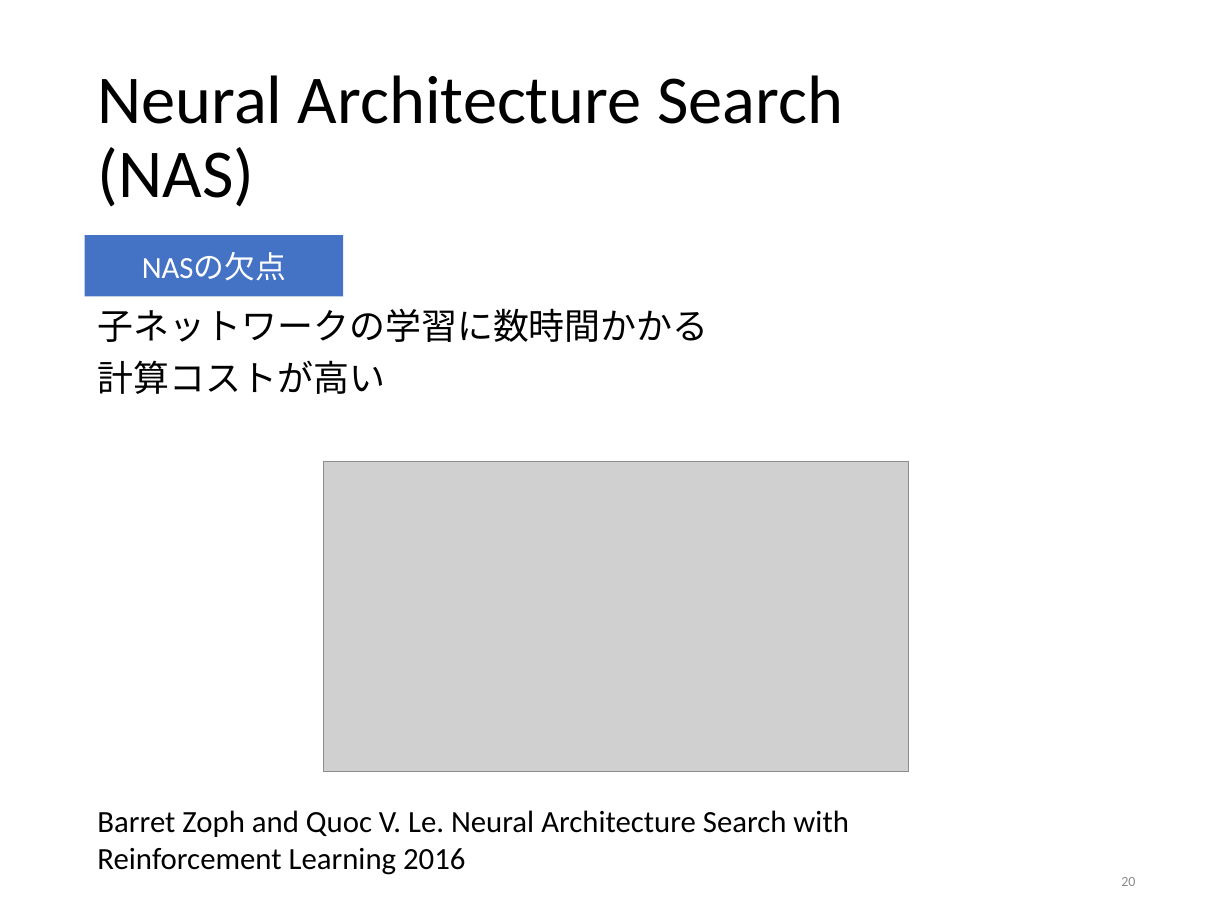
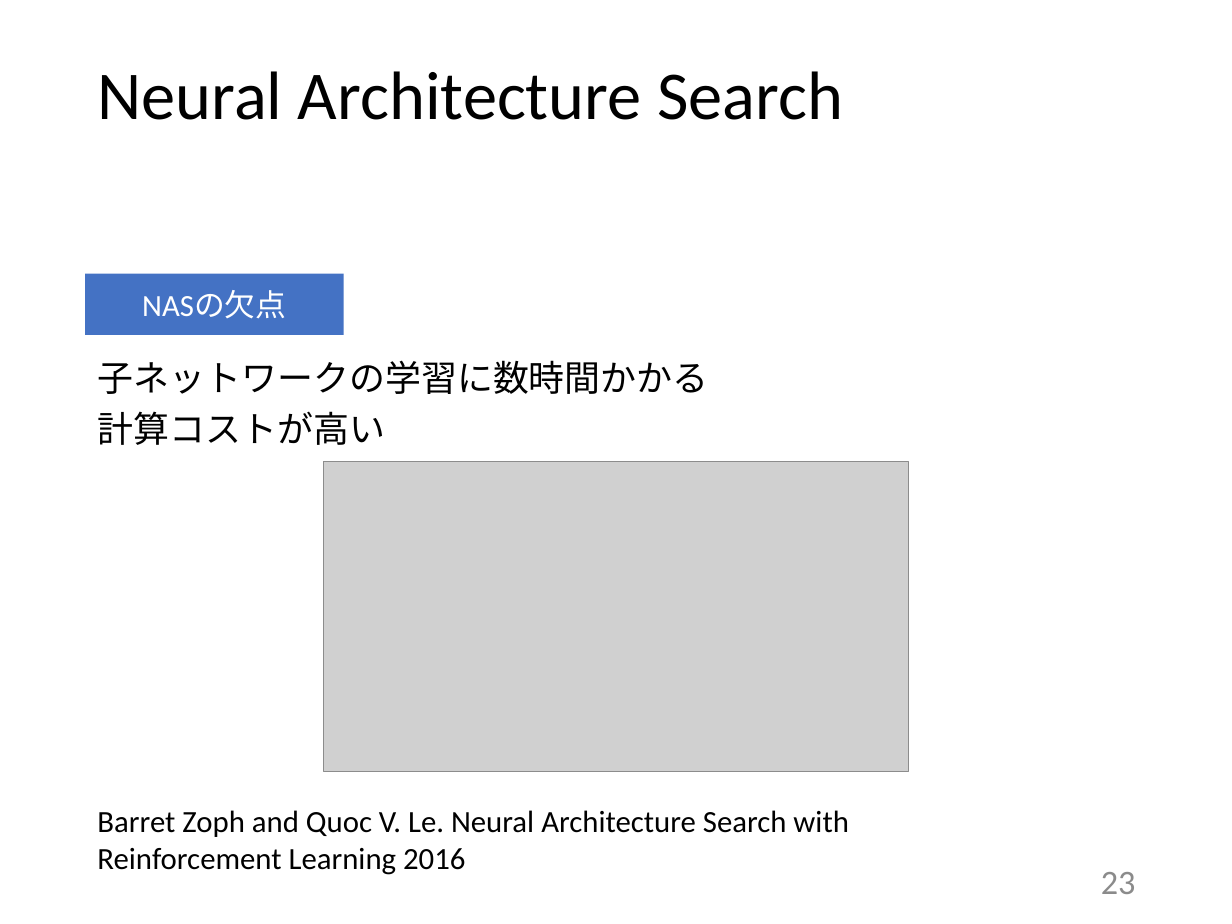
Before and after one commit to tatsuya-sugiyama/WeeklyReport, a slide deck: slide 23 of report/2020前期/2020sugiyama.pptx (slide 20 before the commit). Drawn at 1232x924 pixels with LibreOffice and Linux fonts; fonts in the diff are those of the drawing; grey boxes stand for pictures. Boxes give left, top, right and bottom in pixels: in the first picture for what was removed or moved away, otherwise in the second. Text is boxed around its words. In the diff, an @@ line names an element or a change of style, - is before the commit and + after.

```diff
--- a/report/2020前期/2020sugiyama.pptx
+++ b/report/2020前期/2020sugiyama.pptx
@@ title at (x1=98, y1=71, x2=843, y2=120): text changed @@
-Neural Architecture Search
-(NAS)
+Neural Architecture Search
@@ text "子ネットワークの学習に数時間かかる" moved from (x1=98, y1=308, x2=709, y2=394) to (x1=98, y1=360, x2=709, y2=445) @@
@@ rectangle "NASの欠点" moved from (x1=85, y1=235, x2=344, y2=297) to (x1=85, y1=274, x2=344, y2=335) @@
@@ page number at (x1=1101, y1=872, x2=1136, y2=894): text changed; size 8.2 to 20 pt @@
-20
+23
```
Also in this commit, not shown: 28 other slides changed, 3 slides added, 3 other files.
